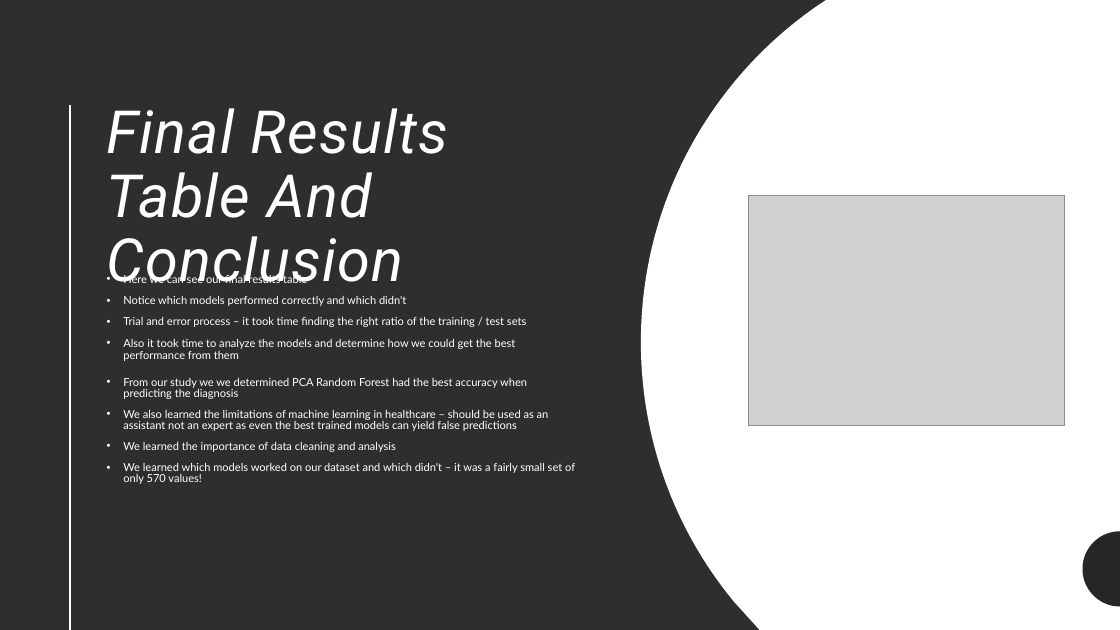
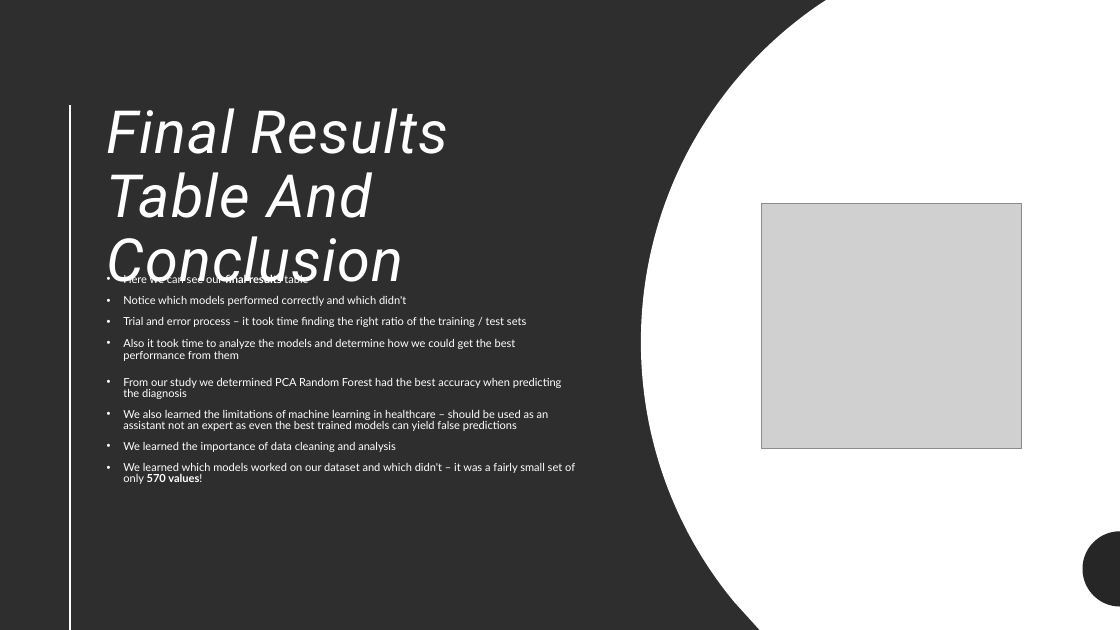
Before and after one commit to Ultan-Kearns/LYIT-Machine-Learning-Project, a slide deck: slide 5 of Presentation.pptx. Drawn at 1120x630 pixels with LibreOffice and Linux fonts; fonts in the diff are those of the drawing; grey boxes stand for pictures. Boxes give left, top, right and bottom in pixels: in the first picture for what was removed or moved away, otherwise in the second. Text is boxed around its words. In the diff, an @@ line names an element or a change of style, - is before the commit and + after.

Commit message:
Minor corrections to spelling some embolding and changed results chart to align with paper Altered random forest/decision tree section to close align

```diff
--- a/Presentation.pptx
+++ b/Presentation.pptx
@@ picture: place and size @@
-picture at box(749, 196, 1065, 425)
+picture at box(762, 203, 1022, 449)
@@ text at box(123, 273, 575, 484): bold on in "final results", "570 values!" @@
@@ text at box(123, 378, 562, 399): text changed @@
-• From our study we we determined PCA Random Forest had the best accuracy when predicting the diagnosis
+• From our study we determined PCA Random Forest had the best accuracy when predicting the diagnosis
```
Also in this commit, not shown: 2 other slides changed.
